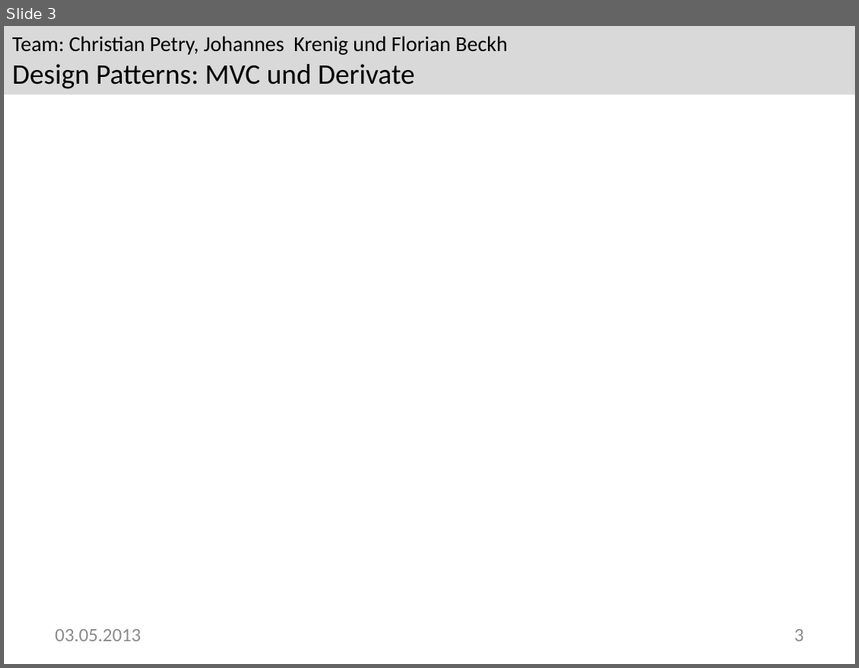
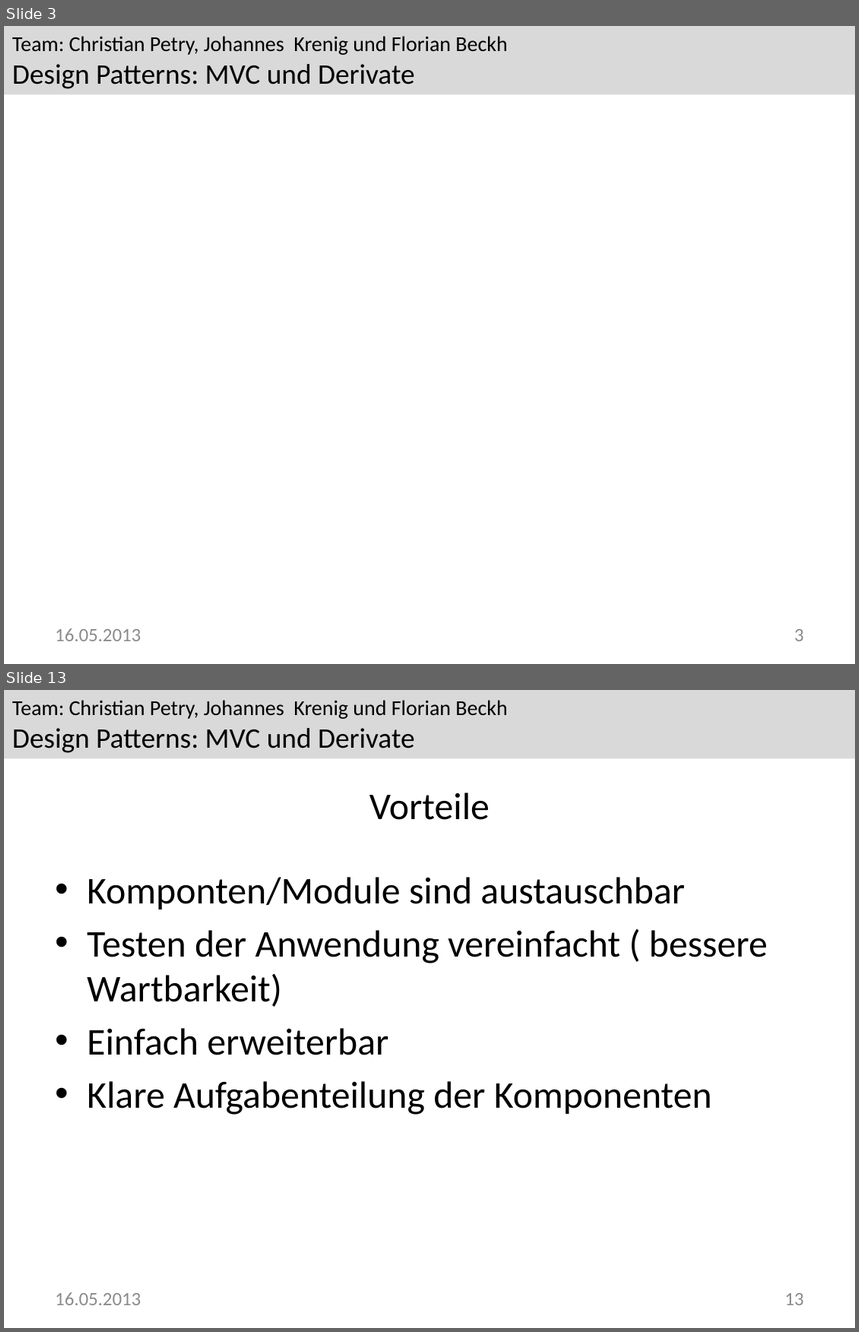
Before and after one commit to Greever/Design-Pattern-MVC, a slide deck: Dokumentation/Praesentation/Praesentation.pptx. Shown one above the other, each under a label of ours: slide 3 before the commit, slides 3 and 13 after it; the slides between them are not shown. The pictures are 859x668 and 859x1332 pixels, drawn with LibreOffice and Linux fonts; fonts in the diff are those of the drawing; background and template pictures are left out. Boxes give left, top, right and bottom in pixels: in the first picture for what was removed or moved away, otherwise in the second. Text is boxed around its words. In the diff, an @@ line names an element or a change of style, - is before the commit and + after.

```diff
--- a/Dokumentation/Praesentation/Praesentation.pptx
+++ b/Dokumentation/Praesentation/Praesentation.pptx
@@ slide 13 added at [4,690,855,1328], background #FFFFFF; not listed: 1 template element that a slide beside it also shows @@
@@ title added at [370,793,490,820], 32 pt, text #000000 @@
+Vorteile
@@ text added at [87,877,768,1115], 32 pt, text #000000 @@
+• Komponten/Module sind austauschbar
+• Testen der Anwendung vereinfacht ( bessere Wartbarkeit)
+• Einfach erweiterbar
+• Klare Aufgabenteilung der Komponenten
@@ text added at [55,1293,141,1306], 16 pt, text #8C8C8C @@
+16.05.2013
@@ page number added at [785,1293,804,1306], 16 pt, text #8C8C8C @@
+13
@@ slide 3 changed as well @@
@@ text at [55,629,141,642]: text changed @@
-03.05.2013
+16.05.2013
```
Also in this commit, not shown: 1 other slide changed, 12 other slides added.
